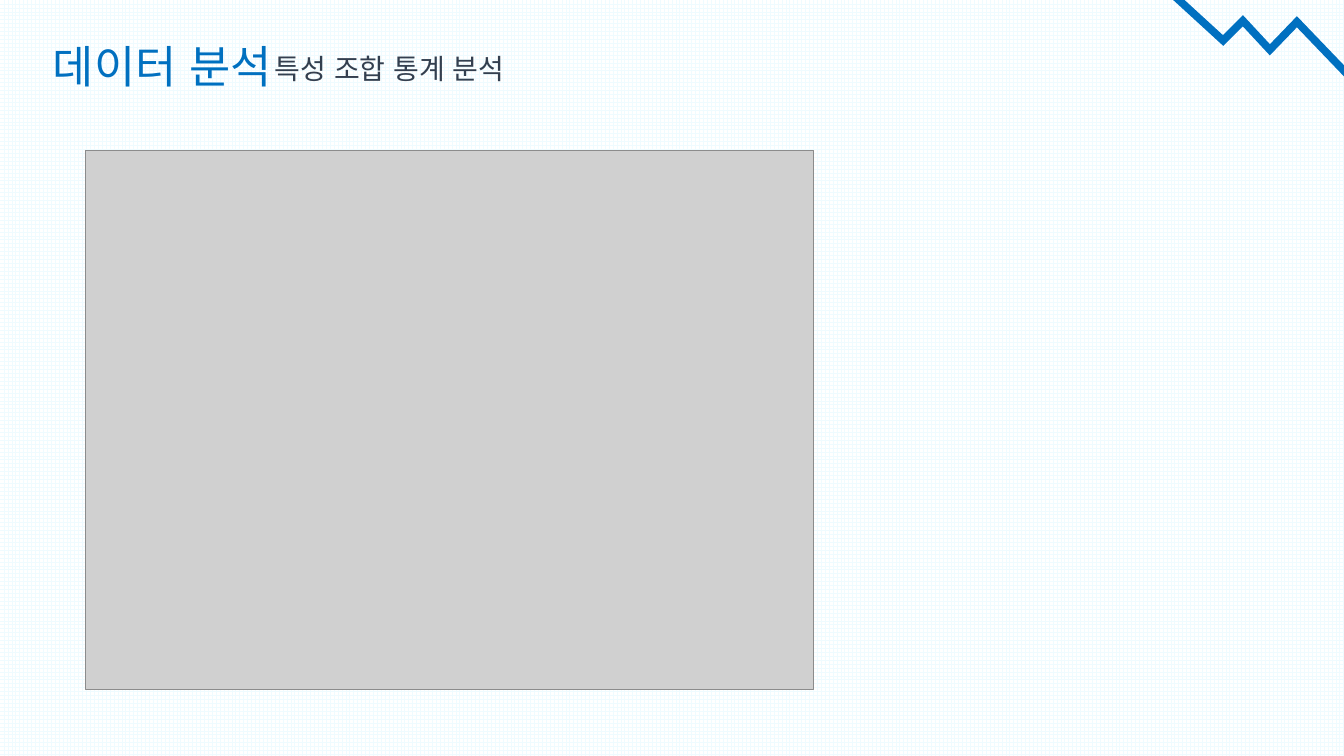
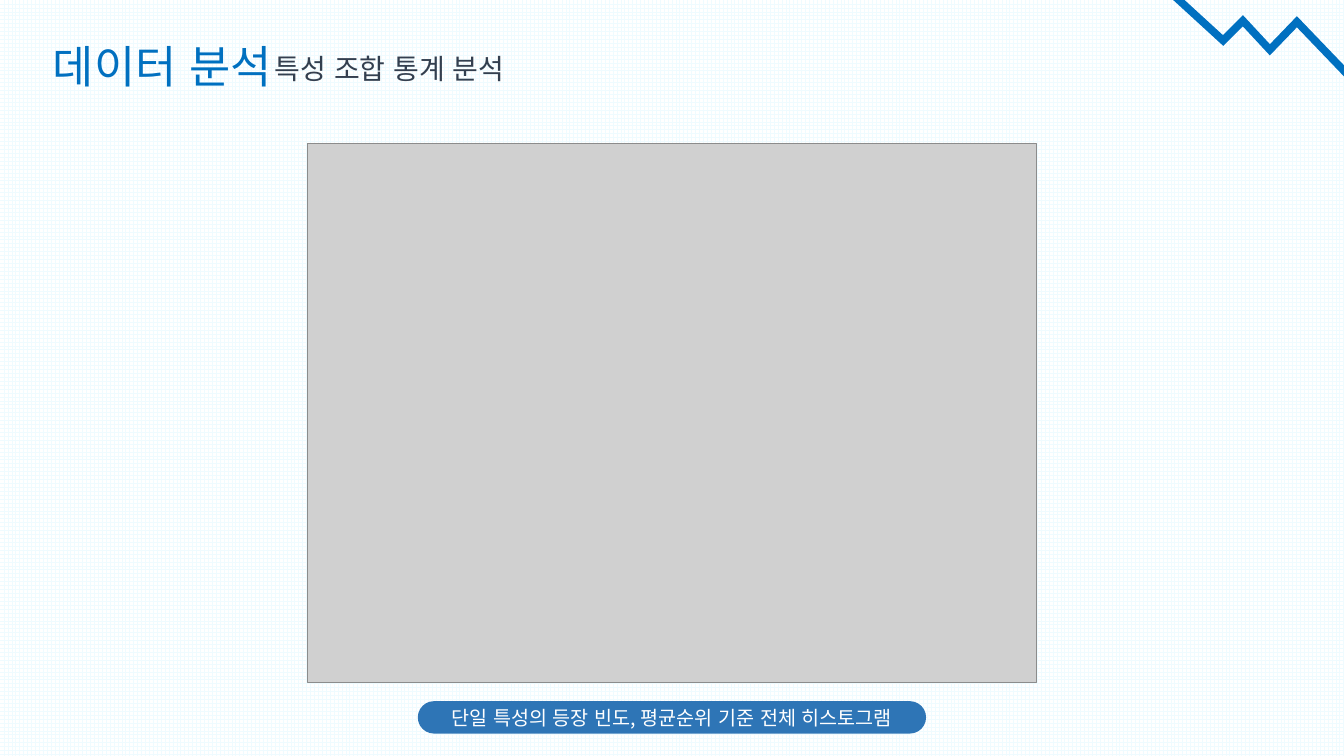
Before and after one commit to tooha289/TeamFightTactics, a slide deck: slide 22 of document/데이터 분석(시각화)/TFT 게임 전 서버 Top10 플레이어 매치 데이터 분석.pptx (slide 23 before the commit). Drawn at 1344x756 pixels with LibreOffice and Linux fonts; fonts in the diff are those of the drawing; grey boxes stand for pictures. Boxes give left, top, right and bottom in pixels: in the first picture for what was removed or moved away, otherwise in the second. Text is boxed around its words. In the diff, an @@ line names an element or a change of style, - is before the commit and + after.

```diff
--- a/document/데이터 분석(시각화)/TFT 게임 전 서버 Top10 플레이어 매치 데이터 분석.pptx
+++ b/document/데이터 분석(시각화)/TFT 게임 전 서버 Top10 플레이어 매치 데이터 분석.pptx
@@ picture: place and size @@
-picture at [86, 150, 815, 690]
+picture at [308, 143, 1036, 683]
@@ rounded rectangle added at [418, 702, 927, 734], fill #2E75B6, 14 pt, text #FFFFFF @@
+단일 특성의 등장 빈도, 평균순위 기준 전체 히스토그램
```
Also in this commit, not shown: 19 other slides changed, 3 slides added, 2 slides removed, 2 other files.
